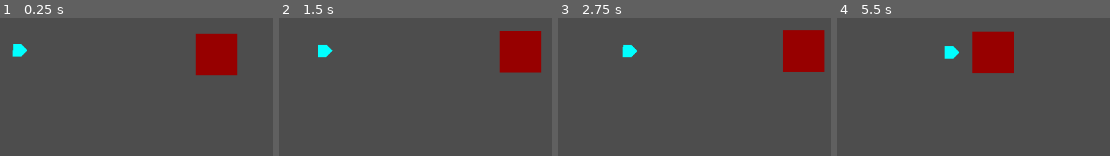
Above: before the commit, frames 1-4 (left to right).
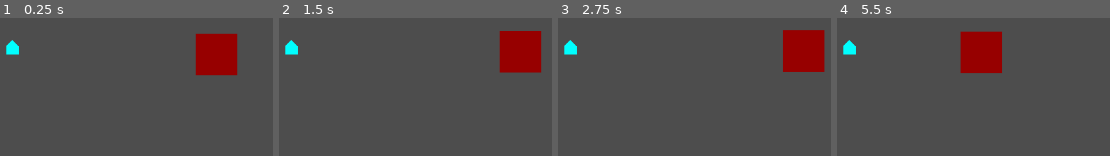
Above: after the commit, the same moments.

Repository: maurice-borys/BathGameJam2025
Game: Godot game, scene res://Jericho Area No Touchy/Mummy/MummyPlayground.tscn
The game is run twice, just before and just after one commit, with the same random seed, the same clock (stepped at 60 frames per second) and the same inputs. This scene is started directly instead of the project's main scene.
Inputs (mouse positions are in pixels of both pictures, inside the frame that each line leads up to):
- Up to frame 1 (0.25 s): no input
- Up to frame 2 (1.5 s): move the mouse to (outside the picture) at 0.52 s; hold D 0.53-1.25 s; tap 1 (button_1) at 0.6 s; click (outside the picture) at 0.67 s; drag from (336, 77) to (524, 51) at 1.27 s
- Up to frame 3 (2.75 s): move the mouse to (outside the picture) at 2.02 s; hold D from 2.03 s (still down); tap 3 (button_3) at 2.1 s
- Up to frame 4 (5.5 s): release D at 2.75 s; drag from (1014, 144) to (918, 51) at 2.77 s; move the mouse to (outside the picture) at 3.52 s; hold A 3.53-4.25 s; hold Shift 3.53-4.25 s; drag from (outside the picture) to (938, 52) at 4.27 s; move the mouse to (1093, 53) at 5.02 s; hold S from 5.03 s (still down); tap 1 (button_1) at 5.1 s; click (1093, 53) at 5.17 s

The runs differ from the first frame. In frame 1, 0.5% of the frame differs, in the area x 2-10%, y 15-29%; in frame 2, 0.8%; in frame 3, 0.8%; in frame 4, 3.5%, in the area x 2-65%, y 10-40%.
Error after the commit: Invalid access to property or key 'global_position' on a base object of type 'null instance'. (res://Jericho)

Commit message:
Hopefully no collisions

Diff:
--- a/jamjourney/Jericho Area No Touchy/Mummy/MummyPlayground.tscn
+++ b/jamjourney/Jericho Area No Touchy/Mummy/MummyPlayground.tscn
@@ -1,13 +1,7 @@
-[gd_scene load_steps=7 format=3 uid="uid://cwjrvqo2do843"]
+[gd_scene load_steps=4 format=3 uid="uid://cwjrvqo2do843"]
 
-[ext_resource type="Script" uid="uid://c7yk63ctwjjwc" path="res://Jericho Area No Touchy/Mummy/Scripts/mummyController.gd" id="1_xvk18"]
-[ext_resource type="PackedScene" uid="uid://udq0r6fp3mgm" path="res://GlobalModules/HealthModule.tscn" id="2_asrxr"]
+[ext_resource type="PackedScene" uid="uid://cumebfp17yi6m" path="res://Jericho Area No Touchy/Mummy/mummy.tscn" id="1_fd32x"]
 [ext_resource type="PackedScene" uid="uid://14q8x5lk82hm" path="res://Jericho Area No Touchy/Players/Scenes/fighter.tscn" id="2_fd32x"]
-
-[sub_resource type="RectangleShape2D" id="RectangleShape2D_r1mk7"]
-
-[sub_resource type="CircleShape2D" id="CircleShape2D_fd32x"]
-radius = 34.0
 
 [sub_resource type="NavigationPolygon" id="NavigationPolygon_fd32x"]
 vertices = PackedVector2Array(179, -97.02344, 179, 96, -180.95313, 96, -180.03906, -97.96875)
@@ -16,49 +10,14 @@
 
 [node name="Node2D" type="Node2D"]
 
-[node name="Mummy" type="CharacterBody2D" parent="." node_paths=PackedStringArray("players")]
-collision_layer = 2
-script = ExtResource("1_xvk18")
-players = [NodePath("../Fighter")]
-
-[node name="Polygon2D" type="Polygon2D" parent="Mummy"]
-color = Color(0.5921569, 0, 0, 1)
-polygon = PackedVector2Array(-10, -10, 10, -10, 10, 10, -10, 10)
-
-[node name="CollisionShape2D" type="CollisionShape2D" parent="Mummy"]
-shape = SubResource("RectangleShape2D_r1mk7")
-
-[node name="Timers" type="Node2D" parent="Mummy"]
-
-[node name="shieldCooldown" type="Timer" parent="Mummy/Timers"]
-one_shot = true
-
-[node name="stopHealCooldown" type="Timer" parent="Mummy/Timers"]
-one_shot = true
-
-[node name="strikeCooldown" type="Timer" parent="Mummy/Timers"]
-one_shot = true
-
-[node name="shieldDuration" type="Timer" parent="Mummy/Timers"]
-one_shot = true
-
-[node name="stopHealDuration" type="Timer" parent="Mummy/Timers"]
-one_shot = true
-
-[node name="Area2D" type="Area2D" parent="Mummy"]
-collision_layer = 2
-
-[node name="CollisionShape2D" type="CollisionShape2D" parent="Mummy/Area2D"]
-shape = SubResource("CircleShape2D_fd32x")
-
-[node name="HealthModule" parent="Mummy" instance=ExtResource("2_asrxr")]
+[node name="Mummy" parent="." instance=ExtResource("1_fd32x")]
 
 [node name="Camera2D" type="Camera2D" parent="."]
 zoom = Vector2(3, 3)
 
 [node name="Fighter" parent="." node_paths=PackedStringArray("targetArray", "testEnemy") instance=ExtResource("2_fd32x")]
 position = Vector2(-98, -2)
-targetArray = [NodePath("../Mummy")]
+targetArray = [NodePath("")]
 testEnemy = NodePath("../Mummy")
 
 [node name="NavigationRegion2D" type="NavigationRegion2D" parent="."]
--- a/jamjourney/Jericho Area No Touchy/Players/Scenes/PiercingSpell.tscn
+++ b/jamjourney/Jericho Area No Touchy/Players/Scenes/PiercingSpell.tscn
@@ -19,3 +19,32 @@
 
 [node name="Timer" type="Timer" parent="."]
 one_shot = true
+
+[node name="CPUParticles2D" type="CPUParticles2D" parent="."]
+z_index = -1
+amount = 100
+lifetime = 0.5
+emission_shape = 1
+emission_sphere_radius = 3.64
+spread = 180.0
+gravity = Vector2(0, 0)
+initial_velocity_max = 3.0
+scale_amount_min = 0.1
+scale_amount_max = 0.75
+color = Color(0.4117098, 0.59714514, 1, 1)
+
+[node name="CPUParticles2D2" type="CPUParticles2D" parent="."]
+z_index = -1
+emitting = false
+amount = 100
+one_shot = true
+explosiveness = 1.0
+emission_shape = 1
+emission_sphere_radius = 3.64
+spread = 180.0
+gravity = Vector2(0, 0)
+initial_velocity_min = 5.0
+initial_velocity_max = 8.0
+scale_amount_min = 0.1
+scale_amount_max = 0.75
+color = Color(0.4117098, 0.59714514, 1, 1)
--- a/jamjourney/Jericho Area No Touchy/Players/Scenes/cleric.tscn
+++ b/jamjourney/Jericho Area No Touchy/Players/Scenes/cleric.tscn
@@ -20,7 +20,7 @@
 position = Vector2(0, -1)
 shape = SubResource("CircleShape2D_od5hr")
 
-[node name="NavigationAgent2D" type="NavigationAgent2D" parent="."]
+[node name="NavigationAgent2D" type="NavigationAgent2D" parent="." groups=["Players"]]
 avoidance_enabled = true
 radius = 5.0
 
--- a/jamjourney/Jericho Area No Touchy/Players/Scenes/fighter.tscn
+++ b/jamjourney/Jericho Area No Touchy/Players/Scenes/fighter.tscn
@@ -33,7 +33,7 @@
 [node name="SpecialCoolDown" type="Timer" parent="."]
 one_shot = true
 
-[node name="BasicRange" type="Area2D" parent="."]
+[node name="BasicRange" type="Area2D" parent="." groups=["Players"]]
 collision_mask = 10
 
 [node name="CollisionShape2D" type="CollisionShape2D" parent="BasicRange"]
--- a/jamjourney/Jericho Area No Touchy/Players/Scenes/mage.tscn
+++ b/jamjourney/Jericho Area No Touchy/Players/Scenes/mage.tscn
@@ -18,7 +18,7 @@
 position = Vector2(0, -1)
 shape = SubResource("CircleShape2D_4xjm6")
 
-[node name="NavigationAgent2D" type="NavigationAgent2D" parent="."]
+[node name="NavigationAgent2D" type="NavigationAgent2D" parent="." groups=["Players"]]
 avoidance_enabled = true
 radius = 5.0
 
--- a/jamjourney/Jericho Area No Touchy/Players/Scenes/mageBulletHoming.tscn
+++ b/jamjourney/Jericho Area No Touchy/Players/Scenes/mageBulletHoming.tscn
@@ -10,3 +10,17 @@
 [node name="Polygon2D" type="Polygon2D" parent="."]
 color = Color(2.4065375e-06, 0, 0.75384223, 1)
 polygon = PackedVector2Array(-1, -1, 1, -1, 1, 1, -1, 1)
+
+[node name="CPUParticles2D" type="CPUParticles2D" parent="."]
+z_index = -1
+amount = 100
+lifetime = 0.5
+emission_shape = 1
+emission_sphere_radius = 2.0
+spread = 180.0
+gravity = Vector2(0, 0)
+initial_velocity_min = 1.0
+initial_velocity_max = 3.0
+scale_amount_min = 0.1
+scale_amount_max = 0.5
+color = Color(0.37245482, 0.56774676, 1, 1)
--- a/jamjourney/Jericho Area No Touchy/Players/Scripts/PiercingSpell.gd
+++ b/jamjourney/Jericho Area No Touchy/Players/Scripts/PiercingSpell.gd
@@ -2,6 +2,7 @@
 class_name PiercingSpell
 
 @onready var timer = $Timer
+@onready var party : CPUParticles2D = $CPUParticles2D2
 
 var direction
 
@@ -17,6 +18,8 @@
 	timer.start()
 	timer.timeout.connect(limitDepleted)
 
+	party.emitting = true
+
 func _process(delta: float) -> void:
 	position += direction * speed * delta
 
--- a/jamjourney/Jericho Area No Touchy/Players/Scripts/clericController.gd
+++ b/jamjourney/Jericho Area No Touchy/Players/Scripts/clericController.gd
@@ -61,7 +61,7 @@
 	move_and_slide()
 
 func action() -> void:
-	if specialTimer.time_left == 0:
+	if specialTimer.time_left == 0 && basicTimer.time_left == 0:
 		specialAction()
 		specialTimer.start()
 		basicTimer.start()
--- a/jamjourney/Jericho Area No Touchy/Players/Scripts/fighterController.gd
+++ b/jamjourney/Jericho Area No Touchy/Players/Scripts/fighterController.gd
@@ -74,7 +74,7 @@
 	move_and_slide()
 
 func attack() -> void:
-	if specialTimer.time_left == 0:
+	if specialTimer.time_left == 0 && basicTimer.time_left == 0:
 		specialAttack()
 		specialTimer.start()
 		basicTimer.start()
--- a/jamjourney/Jericho Area No Touchy/Players/Scripts/mageController.gd
+++ b/jamjourney/Jericho Area No Touchy/Players/Scripts/mageController.gd
@@ -66,7 +66,7 @@
 	move_and_slide()
 
 func attack(targ : Node2D) -> void:
-	if specialTimer.time_left == 0:
+	if specialTimer.time_left == 0 && basicTimer.time_left == 0:
 		specialAttack()
 		specialTimer.start()
 		basicTimer.start()
--- a/jamjourney/project.godot
+++ b/jamjourney/project.godot
@@ -14,6 +14,10 @@
 run/main_scene="res://Will/test_scene.tscn"
 config/features=PackedStringArray("4.5", "Forward Plus")
 config/icon="res://icon.svg"
+
+[global_group]
+
+Players=""
 
 [input]
 
